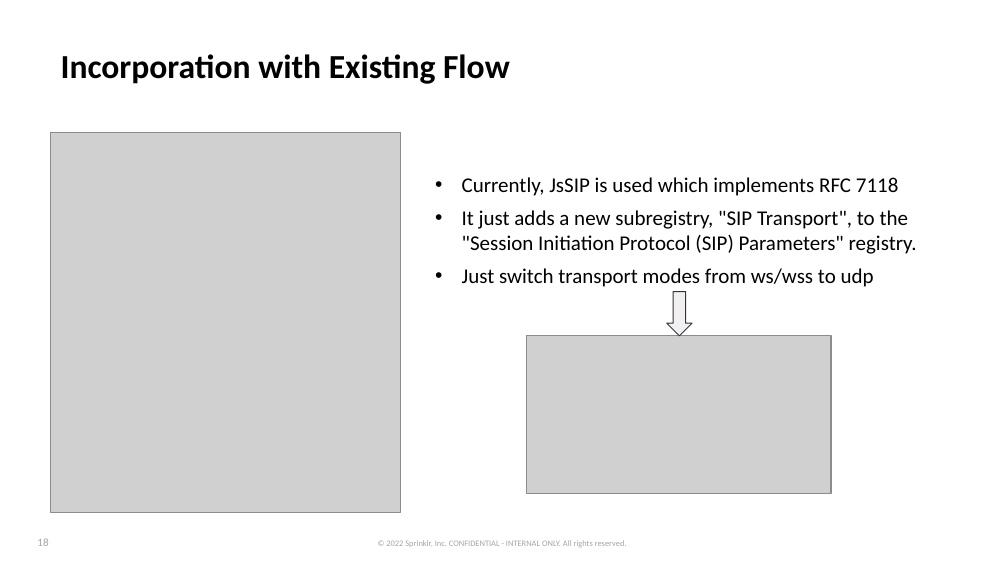
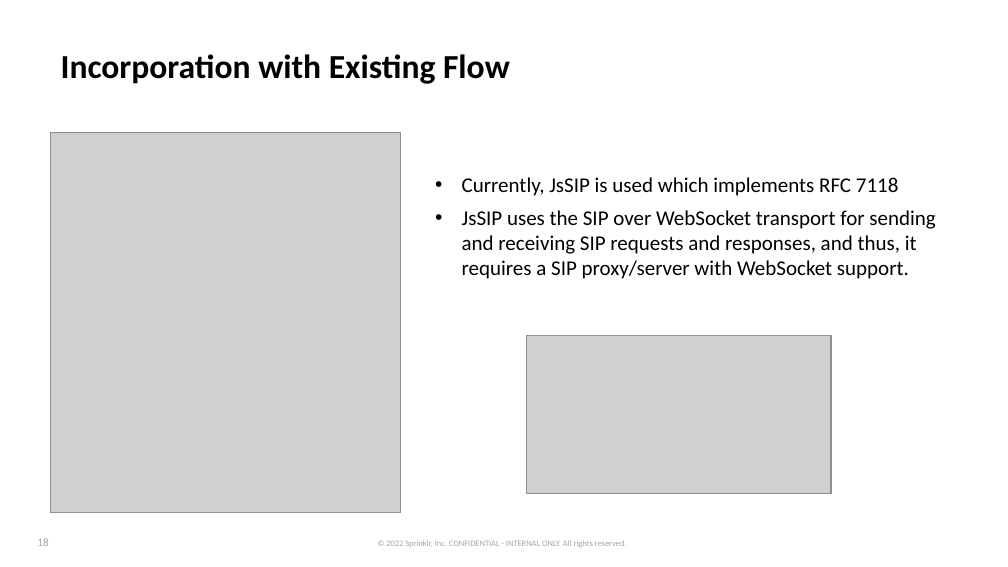
Before and after one commit to SouradeepBera/Sip4J, a slide deck: slide 18 of ppt/Souradeep Bera Intern Presentation.pptx. Drawn at 1008x567 pixels with LibreOffice and Linux fonts; fonts in the diff are those of the drawing; grey boxes stand for pictures; background and template pictures are left out. Boxes give left, top, right and bottom in pixels: in the first picture for what was removed or moved away, otherwise in the second. Text is boxed around its words. In the diff, an @@ line names an element or a change of style, - is before the commit and + after.

Commit message:
updating ppt

```diff
--- a/ppt/Souradeep Bera Intern Presentation.pptx
+++ b/ppt/Souradeep Bera Intern Presentation.pptx
@@ text at (462,210,935,279): text changed @@
-  • It just adds a new subregistry, "SIP Transport", to the "Session Initiation Protocol (SIP) Parameters" registry.
-  • Just switch transport modes from ws/wss to udp
+  • JsSIP uses the SIP over WebSocket transport for sending and receiving SIP requests and responses, and thus, it requires a SIP proxy/server with WebSocket support.
@@ down arrow removed at (666,291,691,336) @@
```
